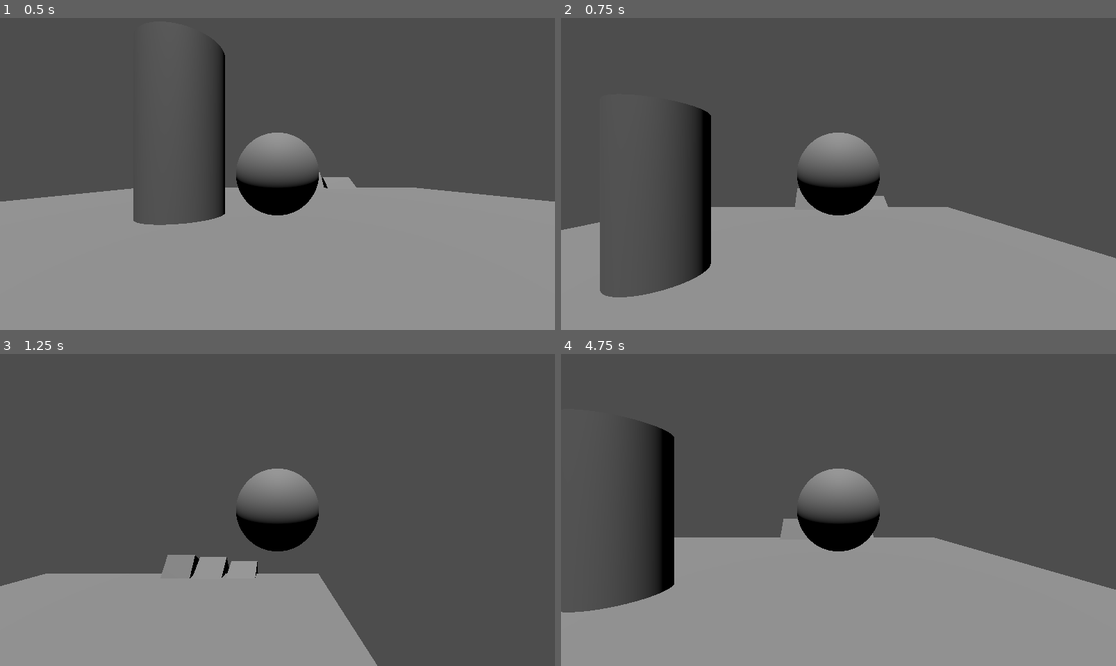
Above: before the commit, frames 1-4 (two rows, left to right).
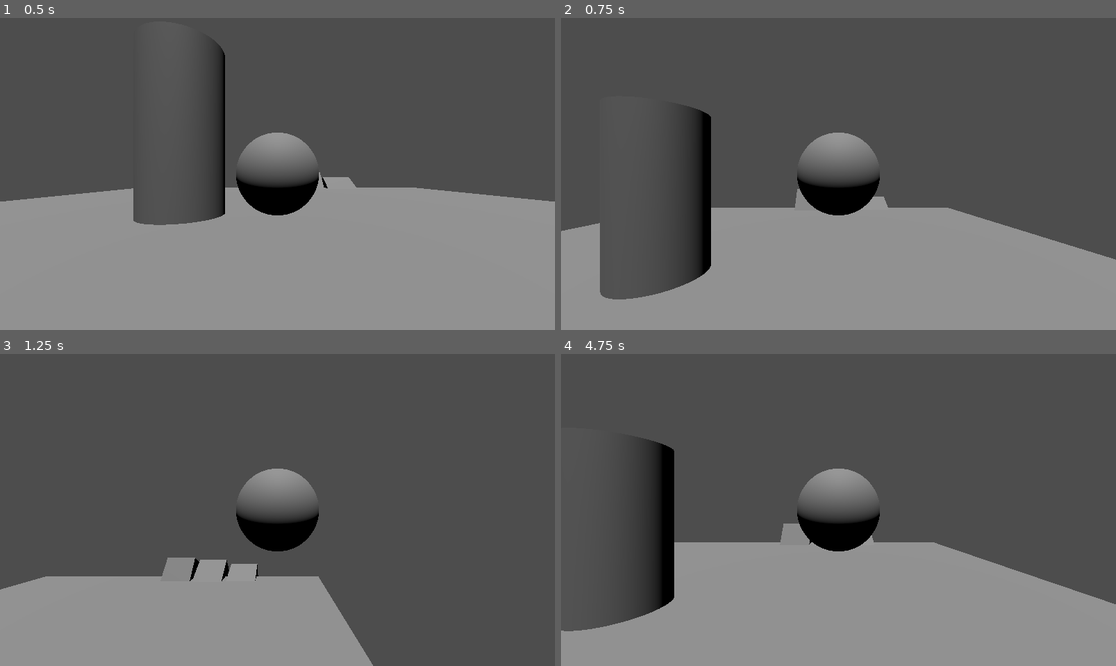
Above: after the commit, the same moments.

Repository: jawdan-dev/UOP-2024
Game: Godot game, scene res://Scenes/main.tscn
The game is run twice, just before and just after one commit, with the same random seed, the same clock (stepped at 60 frames per second) and the same inputs.
Inputs:
- Up to frame 1 (0.5 s): no input
- Up to frame 2 (0.75 s): tap Enter at 0.5 s; hold D (player_movement_rightward) from 0.53 s (still down); tap Space (player_movement_jump) at 0.6 s
- Up to frame 3 (1.25 s): keep holding D (player_movement_rightward); tap Space (player_movement_jump) at 0.77, 1.07 s
- Up to frame 4 (4.75 s): release D (player_movement_rightward) at 1.28 s; hold S (player_movement_backward) 1.28-2.03 s; tap Space (player_movement_jump) at 1.35, 1.52, 1.82, 2.1, 2.85, 3.02, 3.32, 3.6, 3.77, 4.07, 4.35, 4.52 s; hold D (player_movement_rightward) 2.03-2.78 s; hold W (player_movement_forward) 2.78-3.53 s; hold A (player_movement_leftward) from 3.53 s (still down)

Frame 1 is identical in both runs. In frame 2, 0.3% of the frame differs, in the area x 0-100%, y 27-91%; in frame 3, 0.7%; in frame 4, 2.9%, in the area x 0-100%, y 22-89%.

Commit message:
Script cleanup + coyote time added.

Diff:
--- a/Scripts/Player.gd
+++ b/Scripts/Player.gd
@@ -3,6 +3,9 @@
 @export_category("Movement Properties")
 @export var movementSpeed : float = 5.0;
 @export var movementJumpImpulse : float = 6.0;
+@export var movementJumpCoyoteTime : float = 0.2;
+var movementTimeSinceLastJump : float = 0.0;
+var movementTimeSinceLastGrounded : float = 0.0;
 @export var movementGravityAcceleration : float = -9.8;
 var movementGravity : float = 0;
 
@@ -15,11 +18,24 @@
 @export_category("Other")
 
 func _process(delta):
+	# Handle gravity.
+	handleGravity(delta);
+	# Handle movement.
+	handleMovement(delta);
+
+	# Handle camera.
+	handleCamera(delta);
+
+	# Movement.
+	var totalMovement : Vector3 = ((forwardMovement + sideMovement) * movementSpeed) + verticalMovement;
+	velocity = totalMovement;
+	# Move!
+	move_and_slide();
+
+################################################################################
+
+func handleCamera(delta):
 	# Get player input.
-	var movementInput : Vector2 = Vector2(
-		Input.get_axis("player_movement_rightward", "player_movement_leftward"),
-		Input.get_axis("player_movement_backward", "player_movement_forward")
-	);
 	var cameraInput : Vector2 = Vector2(
 		Input.get_axis("player_camera_right", "player_camera_left"),
 		Input.get_axis("player_camera_up", "player_camera_down") # TODO: Inverted view axis.
@@ -27,6 +43,12 @@
 
 	# Move camera.
 	cameraAngle += cameraInput * delta * cameraLookSpeed;
+
+	# Clamp angles.
+	const cameraMaxExtent = TAU * 0.25 * 0.9;
+	cameraAngle.y = clampf(cameraAngle.y, -cameraMaxExtent, cameraMaxExtent);
+
+	# Update camera object.
 	if (cameraObject):
 		cameraObject.look_at_from_position(
 			# Camera location.
@@ -39,41 +61,62 @@
 			global_position
 		);
 
-	# Get movement axis.
-	var forwardMovement : Vector3 = Vector3(
+
+################################################################################
+
+var forwardMovement : Vector3;
+var sideMovement : Vector3;
+func handleMovement(delta):
+	# Get player input.
+	var movementInput : Vector2 = Vector2(
+		Input.get_axis("player_movement_rightward", "player_movement_leftward"),
+		Input.get_axis("player_movement_backward", "player_movement_forward")
+	);
+
+	# Handle forward movement.
+	forwardMovement = Vector3(
 		sin(cameraAngle.x),
 		0,
 		cos(cameraAngle.x)
 	) * movementInput.y;
-	var sideMovement : Vector3 = Vector3(
+
+	# Handle side movement.
+	sideMovement = Vector3(
 		cos(cameraAngle.x),
 		0,
 		-sin(cameraAngle.x)
 	) * movementInput.x;
 
+################################################################################
+
+var verticalMovement : Vector3;
+func handleGravity(delta):
+	# Handle gravity variables.
+	movementTimeSinceLastJump += delta;
+	movementTimeSinceLastGrounded += delta;
+
 	# Update gravity.
 	var gravityFactor : float = movementGravityAcceleration * 0.5 * delta;
 
-	# Handle jump / floor state.
+	# Handle floor factor.
 	if (is_on_floor()):
-		if (Input.is_action_just_pressed("player_movement_jump")):
-			movementGravity = movementJumpImpulse;
-		else:
-			movementGravity = 0.0;
-			gravityFactor = 0.0;
+		movementTimeSinceLastGrounded = 0.0;
+		movementGravity = 0.0;
+		gravityFactor = 0.0;
+
+	# Handle jump.
+	if (Input.is_action_just_pressed("player_movement_jump") && \
+		movementTimeSinceLastGrounded < movementJumpCoyoteTime && \
+		movementTimeSinceLastGrounded < movementTimeSinceLastJump):
+		# Jump!
+		movementTimeSinceLastJump = 0.0;
+		movementGravity = movementJumpImpulse;
 
 	# Use gravity.
 	movementGravity += gravityFactor;
-	var verticalMovement : Vector3 = Vector3(
+	verticalMovement = Vector3(
 		0,
 		movementGravity,
 		0
 	);
 	movementGravity += gravityFactor;
-
-	# Movement.
-	var movement : Vector3 = ((forwardMovement + sideMovement) * movementSpeed) + verticalMovement;
-
-	# Move.
-	velocity = Vector3(movement.x, movement.y, movement.z);
-	move_and_slide();
